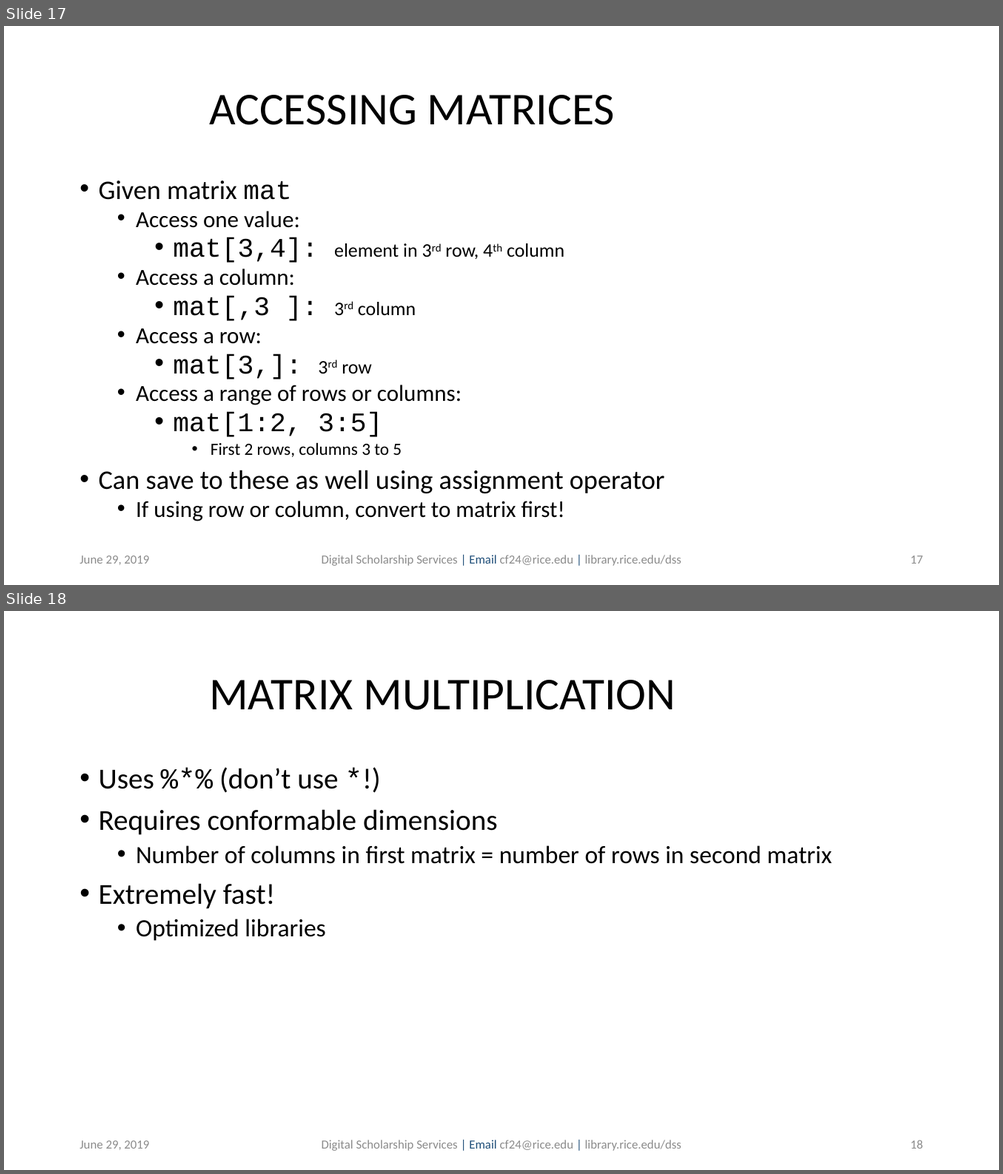
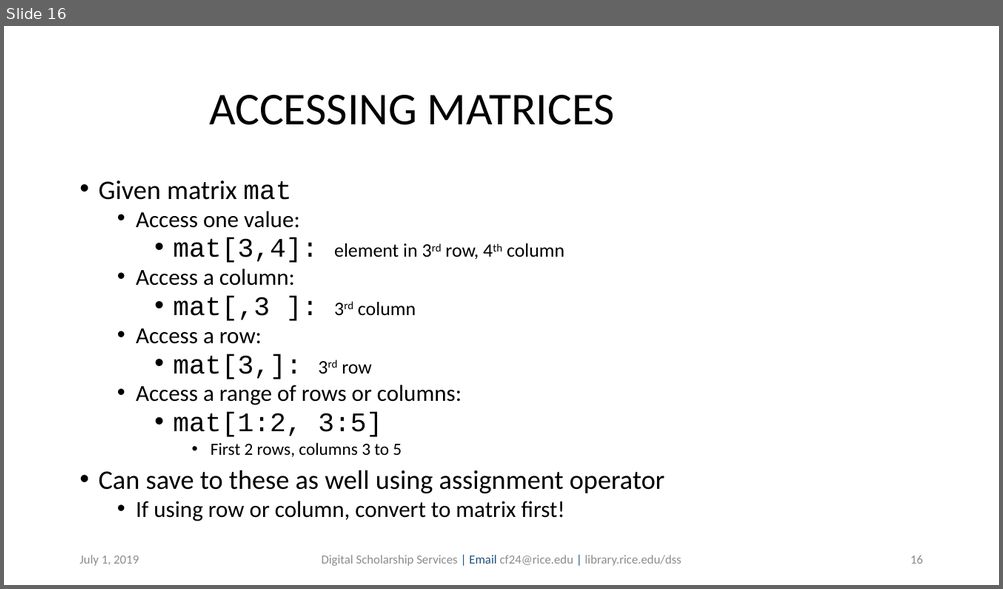
Before and after one commit to bakitybacon/rice-data-and-donuts, a slide deck: introR/Introduction to R.pptx. Shown one above the other, each under a label of ours: slides 17 and 18 before the commit, slide 16 after it. The pictures are 1003x1174 and 1003x589 pixels, drawn with LibreOffice and Linux fonts; fonts in the diff are those of the drawing; background and template pictures are left out. Boxes give left, top, right and bottom in pixels: in the first picture for what was removed or moved away, otherwise in the second. Text is boxed around its words. In the diff, an @@ line names an element or a change of style, - is before the commit and + after.

```diff
--- a/introR/Introduction to R.pptx
+++ b/introR/Introduction to R.pptx
@@ slide 18 removed at box(4, 611, 999, 1170), background #FFFFFF @@
@@ title removed at box(209, 680, 676, 710) @@
-MATRIX MULTIPLICATION
@@ text removed at box(99, 767, 832, 941) @@
-• Uses %*% (don’t use *!)
-• Requires conformable dimensions
-  • Number of columns in first matrix = number of rows in second matrix
-• Extremely fast!
-  • Optimized libraries
@@ text removed at box(79, 1141, 149, 1150) @@
-June 29, 2019
@@ text removed at box(321, 1140, 681, 1151) @@
-Digital Scholarship Services | Email cf24@rice.edu | library.rice.edu/dss
@@ page number removed at box(910, 1140, 922, 1149) @@
-18
@@ what was slide 17 is now slide 16 @@
@@ slide 16 changed as well @@
@@ text at box(79, 555, 139, 566): text changed @@
-June 29, 2019
+July 1, 2019
@@ page number at box(910, 556, 922, 564): text changed @@
-17
+16
```
Also in this commit, not shown: 39 other slides changed, 1 other slide removed.
